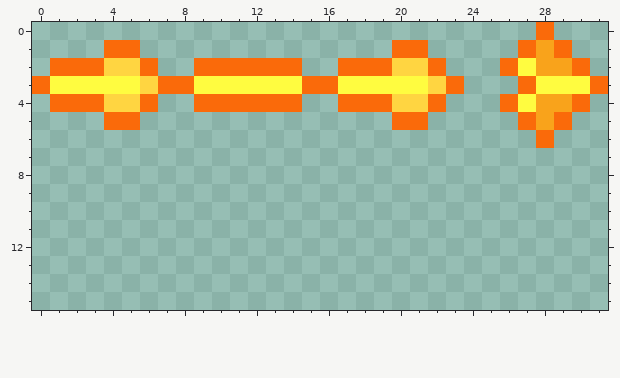
Edited in one commit: pixel-art sprite (game/resources/bullets.png). This is how it looked before the edit.
The file is 32x28 pixels. Shown: x 0..31, y 0..15.
Now the later version:
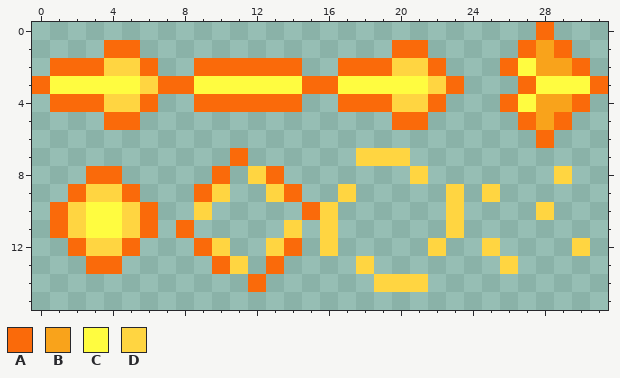
Palette (. is transparent): A #fa6a0a  B #f9a31b  C #fffc40  D #ffd541
Changes in this commit:
Changed rows in their new state; - is an unchanged pixel.
first column x 1:
 7 ----------A------DDD----------
 8 --AA-----A-DA-------D-------D-
 9 -ADDA---AD--DA--D-----D-D-----
10 ADCCDA--D-----AD------D----D--
11 ADCCDA-A-----D-D------D-------
12 -ADDA---AD--DA-D-----D--D----D
13 --AA-----AD-A----D-------D----
14 -----------A------DDD---------
